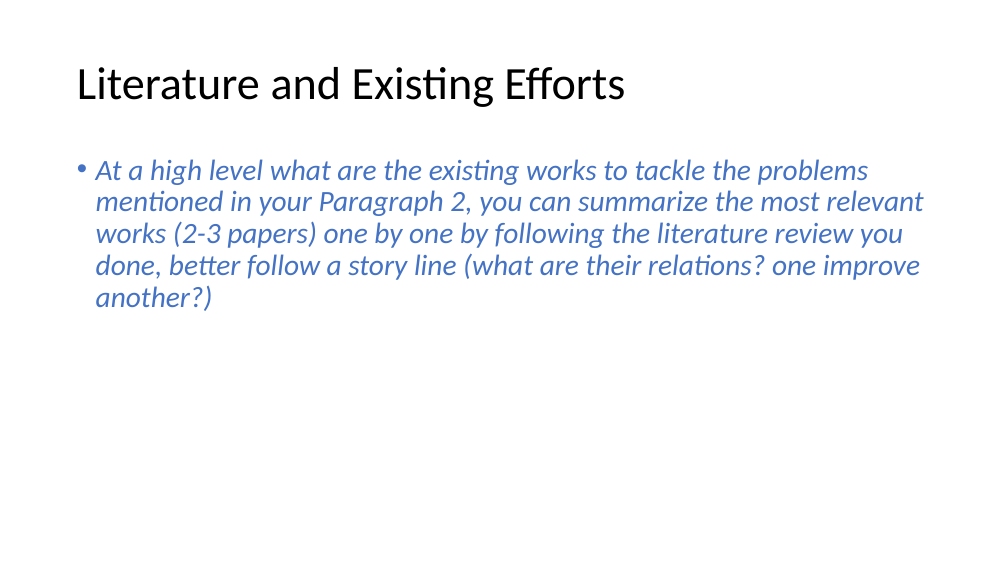
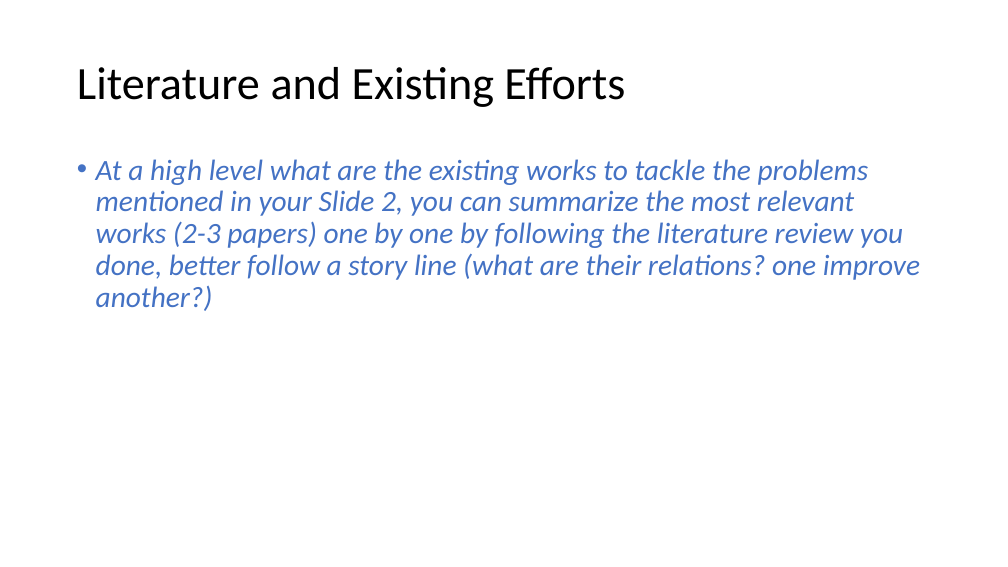
Before and after one commit to yuleisui/groupmeeting, a slide deck: slide 4 of template.pptx. Drawn at 1008x567 pixels with LibreOffice and Linux fonts; fonts in the diff are those of the drawing. Boxes give left, top, right and bottom in pixels: in the first picture for what was removed or moved away, otherwise in the second. Text is boxed around its words. In the diff, an @@ line names an element or a change of style, - is before the commit and + after.

```diff
--- a/template.pptx
+++ b/template.pptx
@@ text at <box>96,159,920,311</box>: text changed @@
-• At a high level what are the existing works to tackle the problems mentioned in your Paragraph 2, you can summarize the most relevant works (2-3 papers) one by one by following the literature review you done, better follow a story line (what are their relations? one improve another?)
+• At a high level what are the existing works to tackle the problems mentioned in your Slide 2, you can summarize the most relevant works (2-3 papers) one by one by following the literature review you done, better follow a story line (what are their relations? one improve another?)
```
Also in this commit, not shown: 2 other slides changed.
